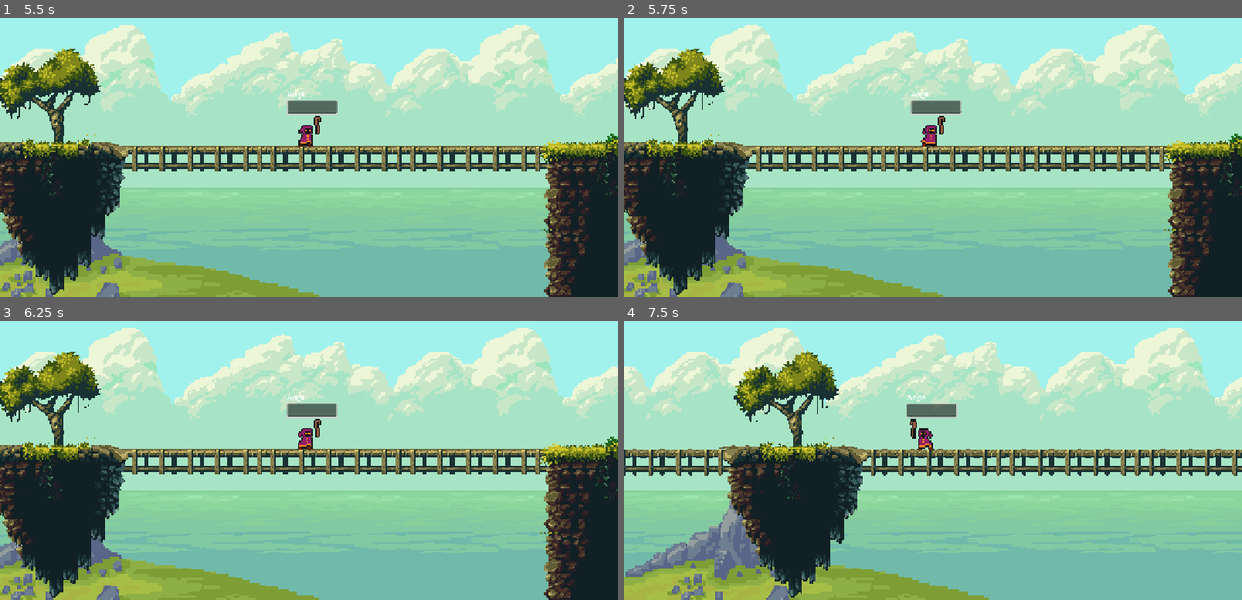
Above: before the commit, frames 1-4 (two rows, left to right).
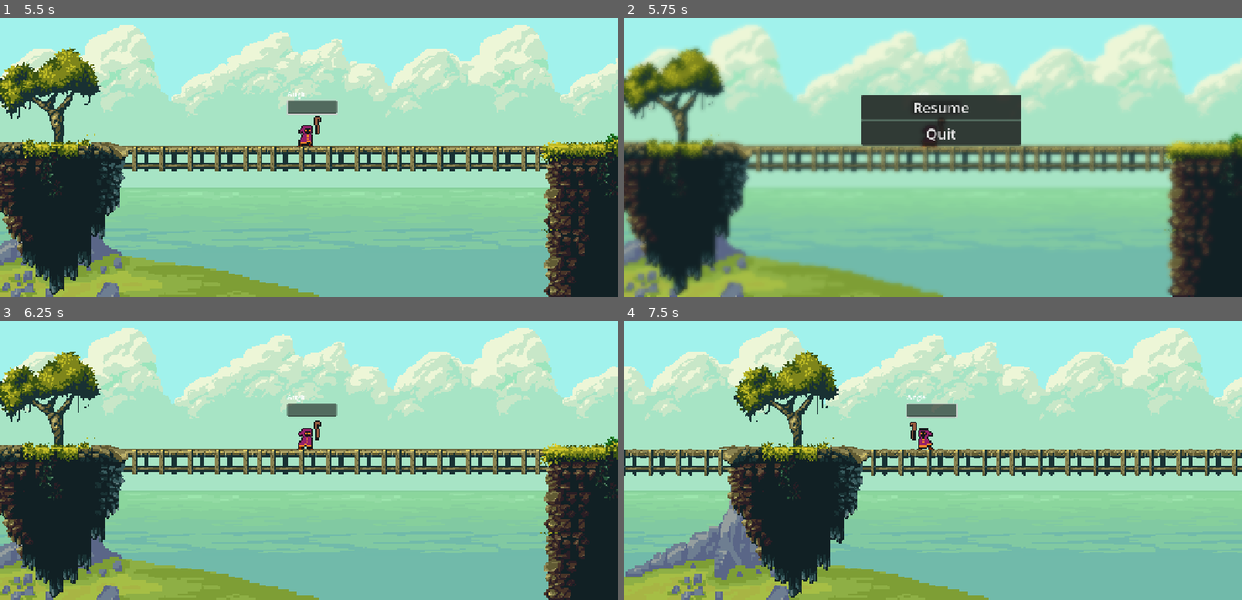
Above: after the commit, the same moments.

Repository: robroi-neo/physics-caster
Game: Godot game, scene res://Scenes/menu.tscn
The game is run twice, just before and just after one commit, with the same random seed, the same clock (stepped at 60 frames per second) and the same inputs.
Inputs (mouse positions are in pixels of both pictures, inside the frame that each line leads up to):
- Up to frame 1 (5.5 s): click "Tutorial" at 0.5 s; hold Right (ui_right) 1.28-2 s; tap E (attack) at 1.35, 2.85, 3.6, 4.35, 5.1 s; tap W (jump) at 1.52, 3.02, 4.52, 5.27 s; click (309, 107) at 2.02 s; type "12" at 2.1 s; hold Right (ui_right) 2.78-3.53 s; hold Left (ui_left) 3.53-4.28 s; hold Right (ui_right) from 4.28 s (still down)
- Up to frame 2 (5.75 s): keep holding Right (ui_right); tap Escape (esc, bound only after the commit) at 5.65 s
- Up to frame 3 (6.25 s): release Right (ui_right) at 5.75 s; click (315, 410) at 5.75 s, where only the run after the commit has a clickable "Resume"
- Up to frame 4 (7.5 s): hold Left (ui_left) 6.53-7.28 s; tap E (attack) at 6.6, 7.35 s; tap W (jump) at 6.77 s; hold Right (ui_right) from 7.28 s (still down)

Frame 1 is identical in both runs. In frame 2, 15% of the frame differs, in the area x 0-100%, y 2-100%; in frame 3, 0.9%; in frame 4, 1.0%.

Commit message:
feat: add pause functionality

Diff:
--- a/Scenes/Level/level.tscn
+++ b/Scenes/Level/level.tscn
@@ -9,6 +9,7 @@
 [ext_resource type="PackedScene" uid="uid://dtnal5uhdujyp" path="res://Scenes/mob.tscn" id="5_x701m"]
 [ext_resource type="PackedScene" uid="uid://ds4hwr017s4we" path="res://Scenes/World/platform.tscn" id="6_7i4w6"]
 [ext_resource type="PackedScene" uid="uid://cfarrv2hd77h8" path="res://Scenes/door.tscn" id="9_43gce"]
+[ext_resource type="PackedScene" uid="uid://c760aqg5txl52" path="res://Scenes/World/pause.tscn" id="10_6rsi7"]
 
 [sub_resource type="TileSetAtlasSource" id="TileSetAtlasSource_362x8"]
 texture = ExtResource("4_q8n36")
@@ -3298,7 +3299,7 @@
 
 [node name="Player" parent="." instance=ExtResource("1_06ioy")]
 z_index = 15
-position = Vector2(116, 442)
+position = Vector2(2165, 548)
 scale = Vector2(2, 2)
 
 [node name="Camera2D" type="Camera2D" parent="Player"]
@@ -3391,5 +3392,13 @@
 collision_enabled = false
 
 [node name="Door" parent="." instance=ExtResource("9_43gce")]
+z_index = 30
 position = Vector2(3651.9995, 495.99997)
 scale = Vector2(1.7, 1.7)
+
+[node name="CanvasLayer" type="CanvasLayer" parent="."]
+layer = 4
+
+[node name="Pause" parent="CanvasLayer" instance=ExtResource("10_6rsi7")]
+visible = false
+z_index = 30
--- a/Scenes/Level/tutorial.tscn
+++ b/Scenes/Level/tutorial.tscn
@@ -1,8 +1,9 @@
-[gd_scene load_steps=8 format=4 uid="uid://b2lt86titxv5r"]
+[gd_scene load_steps=9 format=4 uid="uid://b2lt86titxv5r"]
 
 [ext_resource type="Texture2D" uid="uid://kynirtw4oukc" path="res://Assets/Tilesets/MagicCliffsGodot/tileset.png" id="1_70v56"]
 [ext_resource type="PackedScene" uid="uid://dc3v1e3p1aux8" path="res://Scenes/player.tscn" id="2_pxkli"]
 [ext_resource type="PackedScene" uid="uid://ujafm8b66hik" path="res://Scenes/World/parallax_background.tscn" id="4_0fgqj"]
+[ext_resource type="PackedScene" uid="uid://c760aqg5txl52" path="res://Scenes/World/pause.tscn" id="4_70v56"]
 
 [sub_resource type="TileSetAtlasSource" id="TileSetAtlasSource_70v56"]
 texture = ExtResource("1_70v56")
@@ -1001,3 +1002,8 @@
 
 [node name="ParallaxBackground" parent="." instance=ExtResource("4_0fgqj")]
 z_index = -5
+
+[node name="CanvasLayer" type="CanvasLayer" parent="."]
+
+[node name="Pause" parent="CanvasLayer" instance=ExtResource("4_70v56")]
+visible = false
--- /dev/null
+++ b/Scenes/World/pause.gdshader
@@ -0,0 +1,9 @@
+shader_type canvas_item;
+uniform sampler2D SCREEN_TEXTURE: hint_screen_texture, filter_linear_mipmap;
+
+uniform float lod: hint_range(0.0, 5) = 0.0;
+
+void fragment(){
+	vec4 color = texture(SCREEN_TEXTURE, SCREEN_UV, lod);
+	COLOR = color;
+}
--- /dev/null
+++ b/Scenes/World/pause.tscn
@@ -0,0 +1,45 @@
+[gd_scene load_steps=4 format=3 uid="uid://c760aqg5txl52"]
+
+[ext_resource type="Script" uid="uid://c8mhhuragsfy2" path="res://Scripts/UI/pause.gd" id="1_c3d2x"]
+[ext_resource type="Shader" uid="uid://sa0ykovi022f" path="res://Scenes/World/pause.gdshader" id="1_ncq3o"]
+
+[sub_resource type="ShaderMaterial" id="ShaderMaterial_c3d2x"]
+shader = ExtResource("1_ncq3o")
+shader_parameter/lod = 0.800000038
+
+[node name="Pause" type="Node2D"]
+process_mode = 3
+script = ExtResource("1_c3d2x")
+
+[node name="ColorRect" type="ColorRect" parent="."]
+material = SubResource("ShaderMaterial_c3d2x")
+offset_right = 1281.0
+offset_bottom = 717.0
+
+[node name="PanelContainer" type="PanelContainer" parent="."]
+show_behind_parent = true
+z_index = 1
+offset_left = 491.9082
+offset_top = 300.5
+offset_right = 822.0
+offset_bottom = 404.5
+
+[node name="VBoxContainer" type="VBoxContainer" parent="PanelContainer"]
+layout_mode = 2
+size_flags_stretch_ratio = 0.0
+alignment = 1
+
+[node name="Resume" type="Button" parent="PanelContainer/VBoxContainer"]
+layout_mode = 2
+theme_override_font_sizes/font_size = 30
+text = "Resume
+"
+
+[node name="Quit" type="Button" parent="PanelContainer/VBoxContainer"]
+layout_mode = 2
+theme_override_font_sizes/font_size = 30
+text = "Quit
+"
+
+[connection signal="pressed" from="PanelContainer/VBoxContainer/Resume" to="." method="_on_resume_pressed"]
+[connection signal="pressed" from="PanelContainer/VBoxContainer/Quit" to="." method="_on_quit_pressed"]
--- a/Scenes/menu.gd
+++ b/Scenes/menu.gd
@@ -3,6 +3,7 @@
 
 # Called when the node enters the scene tree for the first time.
 func _ready() -> void:
+	get_tree().paused = false
 	pass # Replace with function body.
 
 
--- /dev/null
+++ b/Scripts/UI/pause.gd
@@ -0,0 +1,40 @@
+extends Node2D
+
+
+func resume():
+	get_tree().paused = false
+	visible = false
+func pause():
+	get_tree().paused = true
+	visible = true
+func testEsc():
+	if Input.is_action_just_pressed("esc") and !get_tree().paused:
+		print("real")
+		pause()
+	elif Input.is_action_just_pressed("esc") and get_tree().paused:
+		resume()
+
+# Called when the node enters the scene tree for the first time.
+func _ready() -> void:
+	process_mode = Node.PROCESS_MODE_ALWAYS
+	visible = false  # Start hidden
+	set_process_input(false)  # Disable input when hidden
+	pass # Replace with function body.
+
+
+# Called every frame. 'delta' is the elapsed time since the previous frame.
+func _process(delta: float) -> void:
+	testEsc()
+	pass
+
+
+func _on_resume_pressed() -> void:
+	resume()
+	pass # Replace with function body.
+
+
+
+
+func _on_quit_pressed() -> void:
+	get_tree().change_scene_to_file("res://Scenes/menu.tscn");
+	pass # Replace with function body.
--- a/project.godot
+++ b/project.godot
@@ -65,6 +65,11 @@
 "events": [Object(InputEventKey,"resource_local_to_scene":false,"resource_name":"","device":-1,"window_id":0,"alt_press …(192 unchanged characters)…
 ]
 }
+esc={
+"deadzone": 0.2,
+"events": [Object(InputEventKey,"resource_local_to_scene":false,"resource_name":"","device":-1,"window_id":0,"alt_pressed":false,"shift_pressed":false,"ctrl_pressed":false,"meta_pressed":false,"pressed":false,"keycode":0,"physical_keycode":4194305,"key_label":0,"unicode":0,"location":0,"echo":false,"script":null)
+]
+}
 
 [rendering]
 
Not shown: 1 places in Scenes/Level/level.tscn that only renumber resources
Not shown, added: Scenes/World/pause.gdshader.uid
Not shown, added: Scripts/UI/pause.gd.uid
